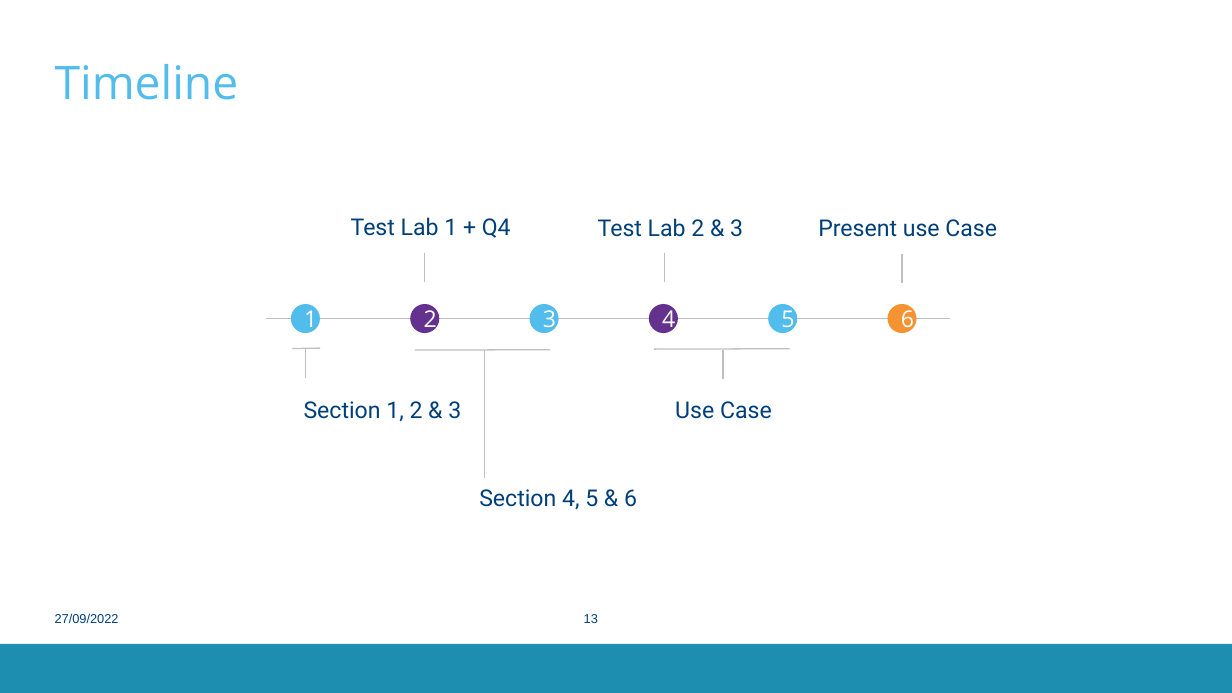
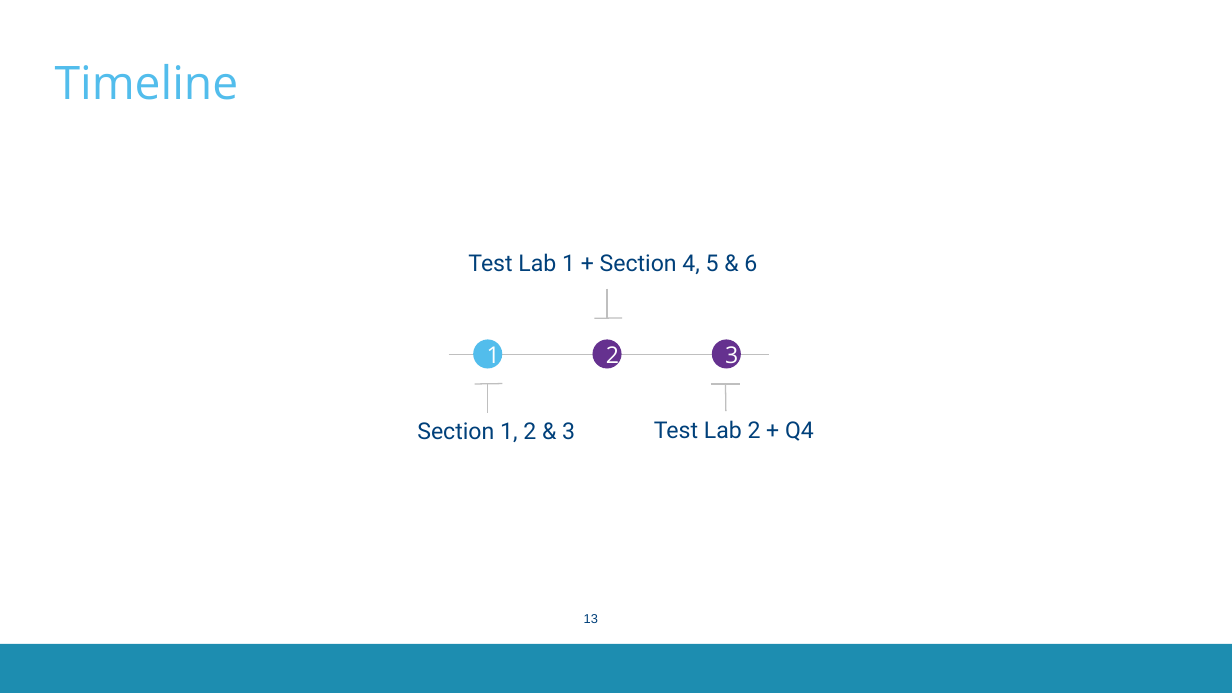
Before and after one commit to GillesC/Network-Capturing-and-Manipulation----Introduction-to-Wireshark-and-Scapy, a slide deck: slide 13 of presentation/slides.pptx. Drawn at 1232x693 pixels with LibreOffice and Linux fonts; fonts in the diff are those of the drawing; background and template pictures are left out. Boxes give left, top, right and bottom in pixels: in the first picture for what was removed or moved away, otherwise in the second. Text is boxed around its words. In the diff, an @@ line names an element or a change of style, - is before the commit and + after.

```diff
--- a/presentation/slides.pptx
+++ b/presentation/slides.pptx
@@ text removed at [818,219,997,237] @@
-Present use Case
@@ text at [468,253,757,274]: text changed @@
-Test Lab 1 + Q4
+Test Lab 1 + Section 4, 5 & 6
@@ line removed from (665, 253) to (665, 283) @@
@@ line removed from (902, 253) to (902, 283) @@
@@ 3 ellipses, 2 lines: place and size @@
-3 ellipses, 2 lines at [291,253,558,378]
+3 ellipses, 2 lines at [473,288,740,413]
@@ line added from (594, 319) to (622, 318), #BFBFBF 1 pt @@
@@ ellipse removed at [649,304,677,333] @@
-4
@@ ellipse removed at [768,304,797,333] @@
-5
@@ ellipse removed at [888,304,917,333] @@
-6
@@ line removed from (415, 350) to (551, 349) @@
@@ line moved from (266, 319) - (951, 319) to (449, 354) - (769, 354) @@
@@ line removed from (485, 350) to (485, 478) @@
@@ ellipse "3" at [712,339,740,368]: fill #52BDEC to #65318F @@
@@ line moved from (292, 348) - (320, 348) to (475, 384) - (503, 384) @@
@@ line moved from (654, 349) - (789, 348) to (711, 384) - (740, 384) @@
@@ line moved from (724, 349) - (724, 379) to (726, 411) - (726, 384) @@
@@ text "Section 1, 2 & 3": place and size @@
-text "Section 1, 2 & 3" at [304,401,461,421]
+text "Section 1, 2 & 3" at [417,422,575,442]
@@ text removed at [675,401,772,419] @@
-Use Case
@@ text at [654,420,814,441]: text changed @@
-Test Lab 2 & 3
+Test Lab 2 + Q4
@@ text removed at [479,489,637,509] @@
-Section 4, 5 & 6
@@ text removed at [55,613,119,623] @@
-27/09/2022
```
Also in this commit, not shown: 4 other slides changed, 1 slide added, 1 slide removed.
